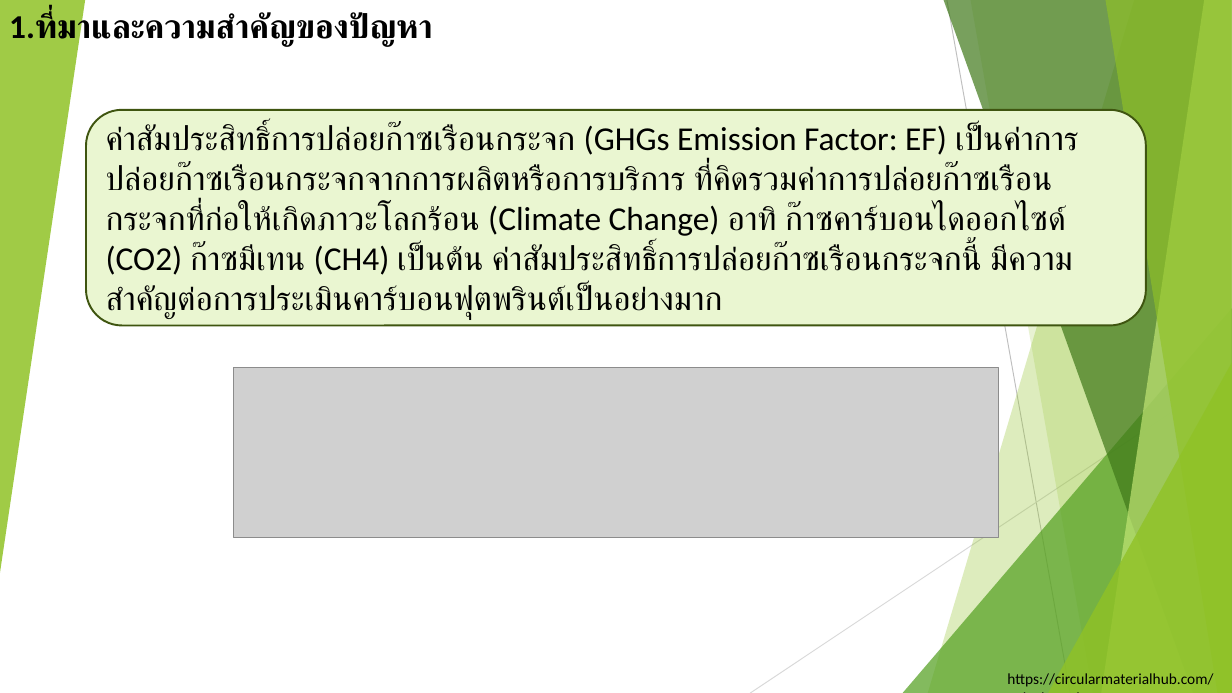
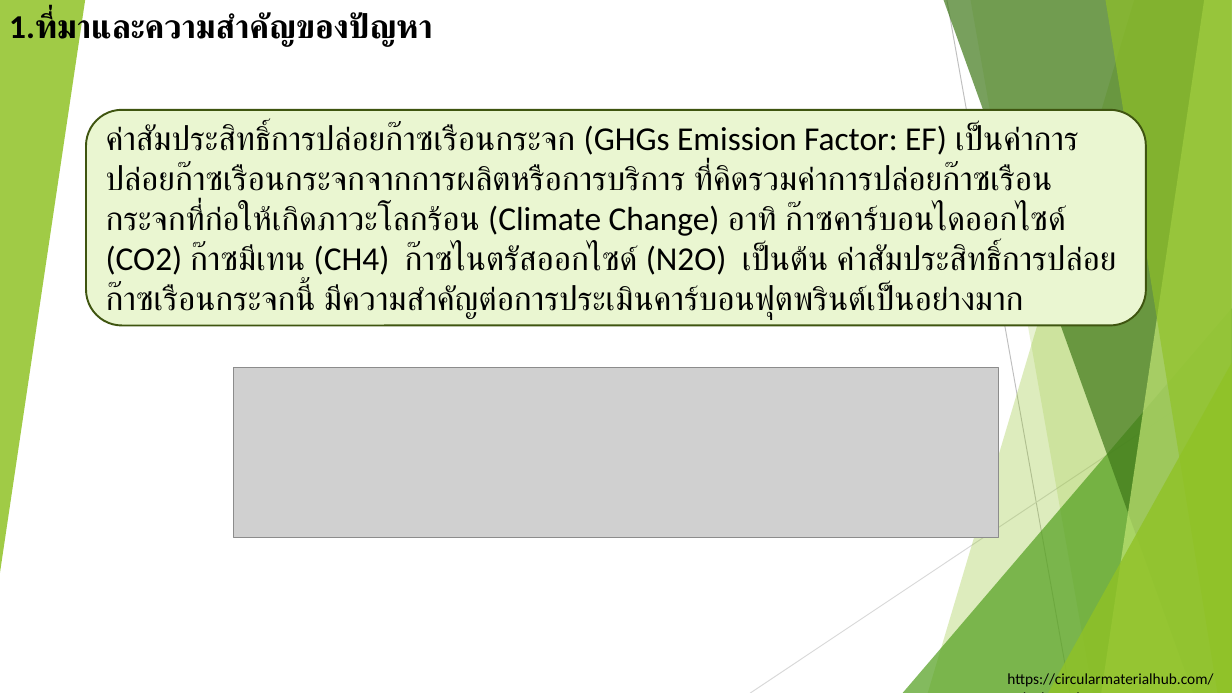
Before and after one commit to nanutnutna/thesis_ef, a slide deck: slide 3 of proposal/Proposal_v4.pptx. Drawn at 1232x693 pixels with LibreOffice and Linux fonts; fonts in the diff are those of the drawing; grey boxes stand for pictures. Boxes give left, top, right and bottom in pixels: in the first picture for what was removed or moved away, otherwise in the second. Text is boxed around its words. In the diff, an @@ line names an element or a change of style, - is before the commit and + after.

```diff
--- a/proposal/Proposal_v4.pptx
+++ b/proposal/Proposal_v4.pptx
@@ text in rounded rectangle at box(106, 125, 1117, 320): text changed @@
-ค่าสัมประสิทธิ์การปล่อยก๊าซเรือนกระจก (GHGs Emission Factor: EF) เป็นค่าการปล่อยก๊าซเรือนกระจกจากการผลิตหรือการบริการ ที่คิดรวมค่าการปล่อยก๊าซเรือนกระจกที่ก่อให้เกิดภาวะโลกร้อน (Climate Change) อาทิ ก๊าซคาร์บอนไดออกไซด์ (CO2) ก๊าซมีเทน (CH4) เป็นต้น ค่าสัมประสิทธิ์การปล่อยก๊าซเรือนกระจกนี้ มีความสำคัญต่อการประเมินคาร์บอนฟุตพรินต์เป็นอย่างมาก
+ค่าสัมประสิทธิ์การปล่อยก๊าซเรือนกระจก (GHGs Emission Factor: EF) เป็นค่าการปล่อยก๊าซเรือนกระจกจากการผลิตหรือการบริการ ที่คิดรวมค่าการปล่อยก๊าซเรือนกระจกที่ก่อให้เกิดภาวะโลกร้อน (Climate Change) อาทิ ก๊าซคาร์บอนไดออกไซด์ (CO2) ก๊าซมีเทน (CH4) ก๊าซไนตรัสออกไซด์ (N2O) เป็นต้น ค่าสัมประสิทธิ์การปล่อยก๊าซเรือนกระจกนี้ มีความสำคัญต่อการประเมินคาร์บอนฟุตพรินต์เป็นอย่างมาก
```
Also in this commit, not shown: 1 other slide changed, 1 other file.
